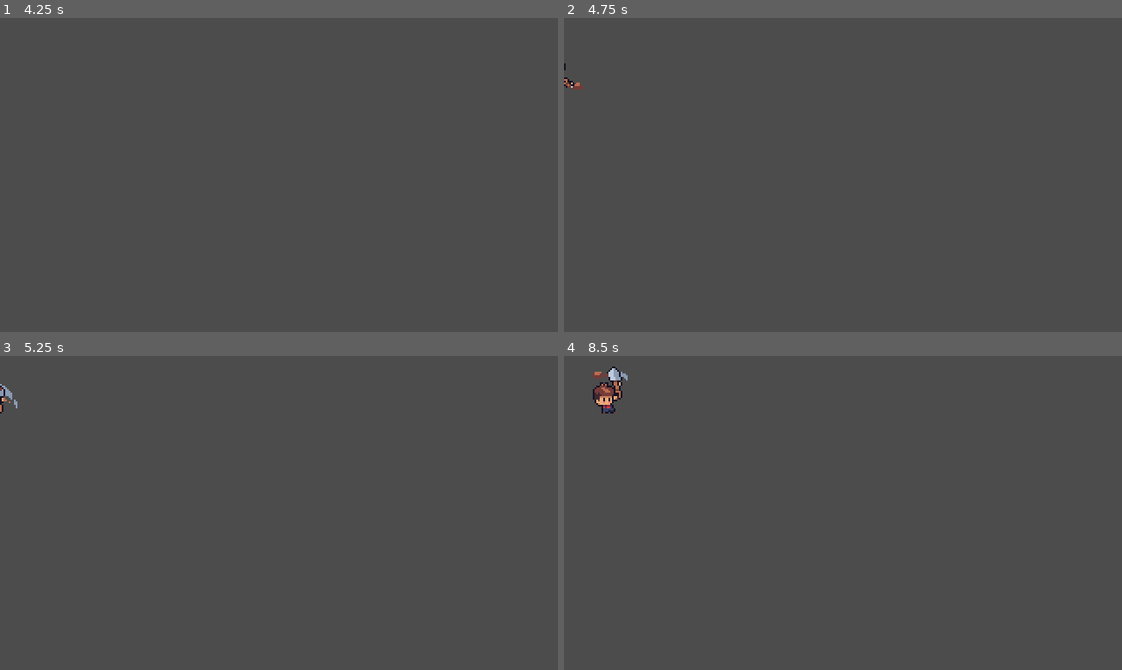
Above: before the commit, frames 1-4 (two rows, left to right).
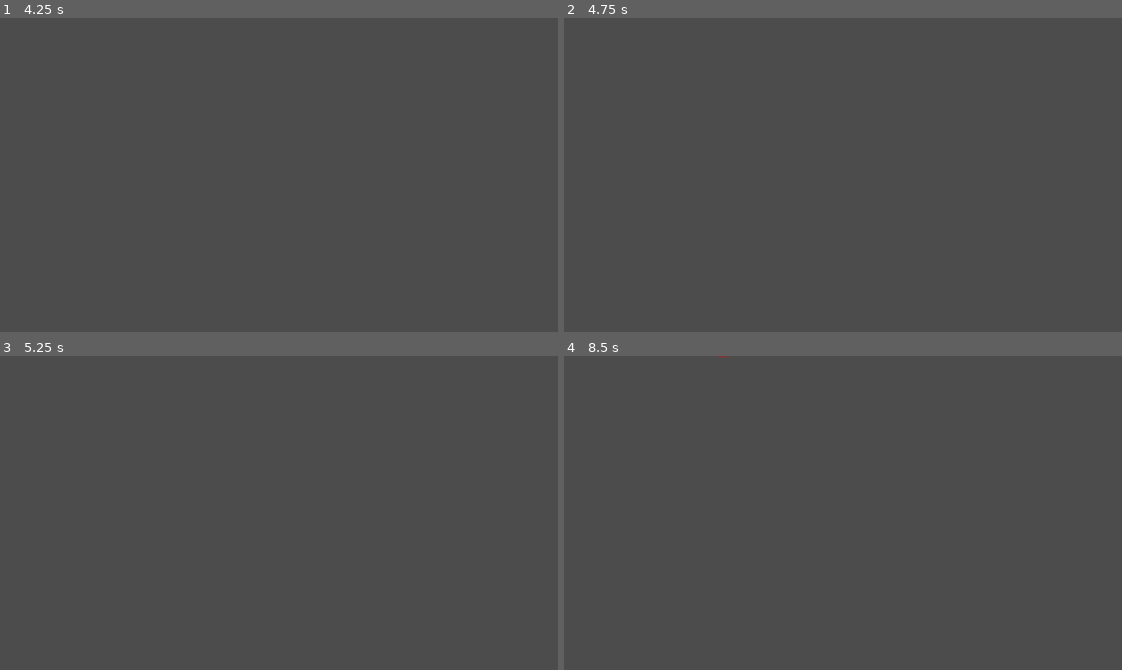
Above: after the commit, the same moments.

Repository: Bandeiraa/Farm-World
Game: Godot game, scene res://scenes/character/character_base.tscn
Two runs of this game, one before a commit and one after it. Both use one fixed random seed, a clock stepped at 60 frames per second and the inputs below. The project has no main scene, so this scene is started directly.
Inputs:
- Up to frame 1 (4.25 s): tap Enter at 0.5, 2, 3.5 s; hold Up (ui_up) 0.53-2.03 s; tap Q (dig) at 0.6, 1.55, 2.1, 3.05 s; tap W (axe, bound only after the commit) at 0.8, 1.35, 2.3, 3.6 s; tap Space at 1.25, 2.75 s; hold Left (ui_left) 2.03-3.53 s; tap Shift (sprint) at 2.85 s; hold Down (ui_down) from 3.53 s (still down)
- Up to frame 2 (4.75 s): tap Space at 4.25 s; release Down (ui_down) at 4.28 s; hold Right (ui_right) from 4.28 s (still down); tap Q (dig) at 4.35 s
- Up to frame 3 (5.25 s): release Right (ui_right) at 5.03 s; hold Up (ui_up) from 5.03 s (still down); tap W (axe, bound only after the commit) at 5.1 s
- Up to frame 4 (8.5 s): release Up (ui_up) at 5.78 s; hold Right (ui_right) 5.78-8.03 s; tap Q (dig) at 5.85, 7.55, 8.1 s; hold Shift (sprint) 6.53-7.28 s; tap W (axe, bound only after the commit) at 6.8, 7.35, 8.3 s; hold Down (ui_down) from 8.03 s (still down)

Frame 1 is identical in both runs. In frame 2, less than 0.1% of the frame differs, in the area x 0-4%, y 14-23%; in frame 3, 0.1%; in frame 4, 0.5%, in the area x 5-30%, y 0-19%.

Commit message:
Adding axe animation

Diff:
--- a/project.godot
+++ b/project.godot
@@ -78,6 +78,11 @@
 "events": [ Object(InputEventKey,"resource_local_to_scene":false,"resource_name":"","device":0,"alt":false,"shift":false,"control":false,"meta":false,"command":false,"pressed":false,"scancode":81,"physical_scancode":0,"unicode":0,"echo":false,"script":null)
  ]
 }
+axe={
+"deadzone": 0.5,
+"events": [ Object(InputEventKey,"resource_local_to_scene":false,"resource_name":"","device":0,"alt":false,"shift":false,"control":false,"meta":false,"command":false,"pressed":false,"scancode":87,"physical_scancode":0,"unicode":0,"echo":false,"script":null)
+ ]
+}
 
 [physics]
 
--- a/scenes/character/character_base.tscn
+++ b/scenes/character/character_base.tscn
@@ -1,10 +1,16 @@
-[gd_scene load_steps=8 format=2]
+[gd_scene load_steps=12 format=2]
 
 [ext_resource path="res://scripts/character/character_base.gd" type="Script" id=1]
+[ext_resource path="res://assets/character/idle/base.png" type="Texture" id=2]
+[ext_resource path="res://assets/character/idle/tool.png" type="Texture" id=3]
 [ext_resource path="res://scripts/character/character_body.gd" type="Script" id=4]
+[ext_resource path="res://assets/character/idle/hair/bowl.png" type="Texture" id=5]
 
 [sub_resource type="Animation" id=1]
 length = 0.001
+
+[sub_resource type="Animation" id=6]
+resource_name = "axe"
 tracks/0/type = "value"
 tracks/0/path = NodePath("Body/Base:frame")
 tracks/0/interp = 1
@@ -12,10 +18,10 @@
 tracks/0/imported = false
 tracks/0/enabled = true
 tracks/0/keys = {
-"times": PoolRealArray( 0 ),
-"transitions": PoolRealArray( 1 ),
-"update": 0,
-"values": [ 0 ]
+"times": PoolRealArray( 0, 0.1, 0.2, 0.3, 0.4, 0.5, 0.6, 0.7, 0.8, 0.9 ),
+"transitions": PoolRealArray( 1, 1, 1, 1, 1, 1, 1, 1, 1, 1 ),
+"update": 1,
+"values": [ 0, 1, 2, 3, 4, 5, 6, 7, 8, 9 ]
 }
 tracks/1/type = "value"
 tracks/1/path = NodePath("Body/Tool:frame")
@@ -24,10 +30,10 @@
 tracks/1/imported = false
 tracks/1/enabled = true
 tracks/1/keys = {
-"times": PoolRealArray( 0 ),
-"transitions": PoolRealArray( 1 ),
-"update": 0,
-"values": [ 0 ]
+"times": PoolRealArray( 0, 0.1, 0.2, 0.3, 0.4, 0.5, 0.6, 0.7, 0.8, 0.9 ),
+"transitions": PoolRealArray( 1, 1, 1, 1, 1, 1, 1, 1, 1, 1 ),
+"update": 1,
+"values": [ 0, 1, 2, 3, 4, 5, 6, 7, 8, 9 ]
 }
 tracks/2/type = "value"
 tracks/2/path = NodePath("Body/Hair:frame")
@@ -36,10 +42,10 @@
 tracks/2/imported = false
 tracks/2/enabled = true
 tracks/2/keys = {
-"times": PoolRealArray( 0 ),
-"transitions": PoolRealArray( 1 ),
-"update": 0,
-"values": [ 0 ]
+"times": PoolRealArray( 0, 0.1, 0.2, 0.3, 0.4, 0.5, 0.6, 0.7, 0.8, 0.9 ),
+"transitions": PoolRealArray( 1, 1, 1, 1, 1, 1, 1, 1, 1, 1 ),
+"update": 1,
+"values": [ 0, 1, 2, 3, 4, 5, 6, 7, 8, 9 ]
 }
 tracks/3/type = "value"
 tracks/3/path = NodePath("Animation:playback_speed")
@@ -51,7 +57,7 @@
 "times": PoolRealArray( 0 ),
 "transitions": PoolRealArray( 1 ),
 "update": 0,
-"values": [ 2.0 ]
+"values": [ 1.0 ]
 }
 tracks/4/type = "value"
 tracks/4/path = NodePath("Body/Base:hframes")
@@ -62,8 +68,8 @@
 tracks/4/keys = {
 "times": PoolRealArray( 0 ),
 "transitions": PoolRealArray( 1 ),
-"update": 0,
-"values": [ 9 ]
+"update": 1,
+"values": [ 10 ]
 }
 tracks/5/type = "value"
 tracks/5/path = NodePath("Body/Tool:hframes")
@@ -74,8 +80,8 @@
 tracks/5/keys = {
 "times": PoolRealArray( 0 ),
 "transitions": PoolRealArray( 1 ),
-"update": 0,
-"values": [ 9 ]
+"update": 1,
+"values": [ 10 ]
 }
 tracks/6/type = "value"
 tracks/6/path = NodePath("Body/Hair:hframes")
@@ -86,8 +92,8 @@
 tracks/6/keys = {
 "times": PoolRealArray( 0 ),
 "transitions": PoolRealArray( 1 ),
-"update": 0,
-"values": [ 9 ]
+"update": 1,
+"values": [ 10 ]
 }
 
 [sub_resource type="Animation" id=5]
@@ -455,17 +461,21 @@
 animation = NodePath("../Animation")
 
 [node name="Base" type="Sprite" parent="Body"]
+texture = ExtResource( 2 )
 hframes = 9
 
 [node name="Tool" type="Sprite" parent="Body"]
+texture = ExtResource( 3 )
 hframes = 9
 
 [node name="Hair" type="Sprite" parent="Body"]
+texture = ExtResource( 5 )
 hframes = 9
 
 [node name="Animation" type="AnimationPlayer" parent="."]
 playback_speed = 2.0
 anims/RESET = SubResource( 1 )
+anims/axe = SubResource( 6 )
 anims/dig = SubResource( 5 )
 anims/idle = SubResource( 2 )
 anims/run = SubResource( 4 )
--- a/scripts/character/character_base.gd
+++ b/scripts/character/character_base.gd
@@ -5,6 +5,9 @@
 
 var velocity: Vector2
 
+var on_action: bool = false
+
+var is_axing: bool = false
 var is_digging: bool = false
 var is_sprinting: bool = false
 
@@ -36,5 +39,9 @@
 
 
 func action() -> void:
-	if Input.is_action_just_pressed("dig") and not is_digging:
-		is_digging = true
+	if not on_action:
+		if Input.is_action_just_pressed("dig") and not is_digging:
+			is_digging = true
+
+		elif Input.is_action_just_pressed("axe") and not is_axing:
+			is_axing = true
--- a/scripts/character/character_body.gd
+++ b/scripts/character/character_body.gd
@@ -1,7 +1,6 @@
 extends Node2D
 class_name CharacterBody
 
-var current_key: String = "idle"
 var sprites_dict: Dictionary = {
 	"idle": [
 		"",
@@ -25,6 +24,12 @@
 		"",
 		"",
 		""
+	],
+
+	"axe": [
+		"",
+		"",
+		""
 	]
 }
 
@@ -43,7 +48,7 @@
 
 func animate() -> void:
 	verify_direction()
-	if character.is_digging:
+	if character.is_digging or character.is_axing:
 		action_behavior()
 	else:
 		move_behavior()
@@ -57,9 +62,13 @@
 
 
 func action_behavior() -> void:
+	character.on_action = true
 	character.set_physics_process(false)
 	if character.is_digging:
 		change_sprite("dig")
+
+	elif character.is_axing:
+		change_sprite("axe")
 
 
 func move_behavior() -> void:
@@ -86,5 +95,11 @@
 func on_animation_finished(anim_name: String) -> void:
 	match anim_name:
 		"dig":
+			character.on_action = false
 			character.is_digging = false
 			character.set_physics_process(true)
+
+		"axe":
+			character.is_axing = false
+			character.on_action = false
+			character.set_physics_process(true)
--- a/scripts/management/global_data.gd
+++ b/scripts/management/global_data.gd
@@ -23,5 +23,11 @@
 		"res://assets/character/dig/base.png",
 		"res://assets/character/dig/tool.png",
 		"res://assets/character/dig/hair/bowl.png"
+	],
+
+	"axe": [
+		"res://assets/character/axe/base.png",
+		"res://assets/character/axe/tool.png",
+		"res://assets/character/axe/hair/bowl.png"
 	]
 }
Binary file added: assets/character/axe/base.png
Not shown, added: assets/character/axe/base.png.import
Binary file added: assets/character/axe/hair/bowl.png
Not shown, added: assets/character/axe/hair/bowl.png.import
Binary file added: assets/character/axe/hair/curly.png
Not shown, added: assets/character/axe/hair/curly.png.import
Binary file added: assets/character/axe/hair/long.png
Not shown, added: assets/character/axe/hair/long.png.import
Binary file added: assets/character/axe/hair/mop.png
Not shown, added: assets/character/axe/hair/mop.png.import
Binary file added: assets/character/axe/hair/short.png
Not shown, added: assets/character/axe/hair/short.png.import
(and 4 more such lines)
